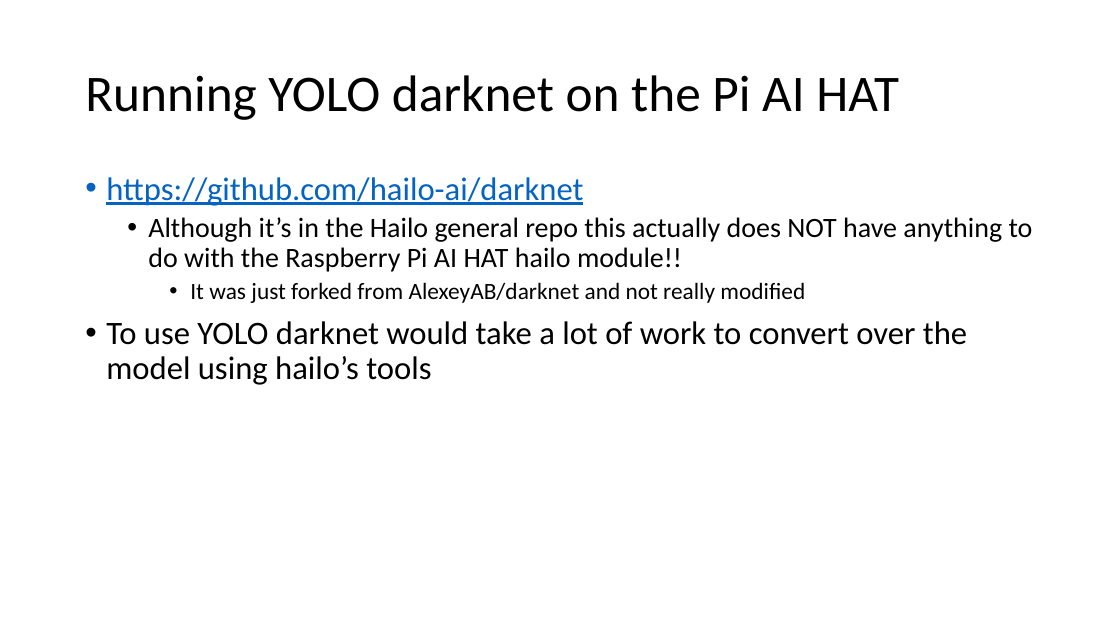
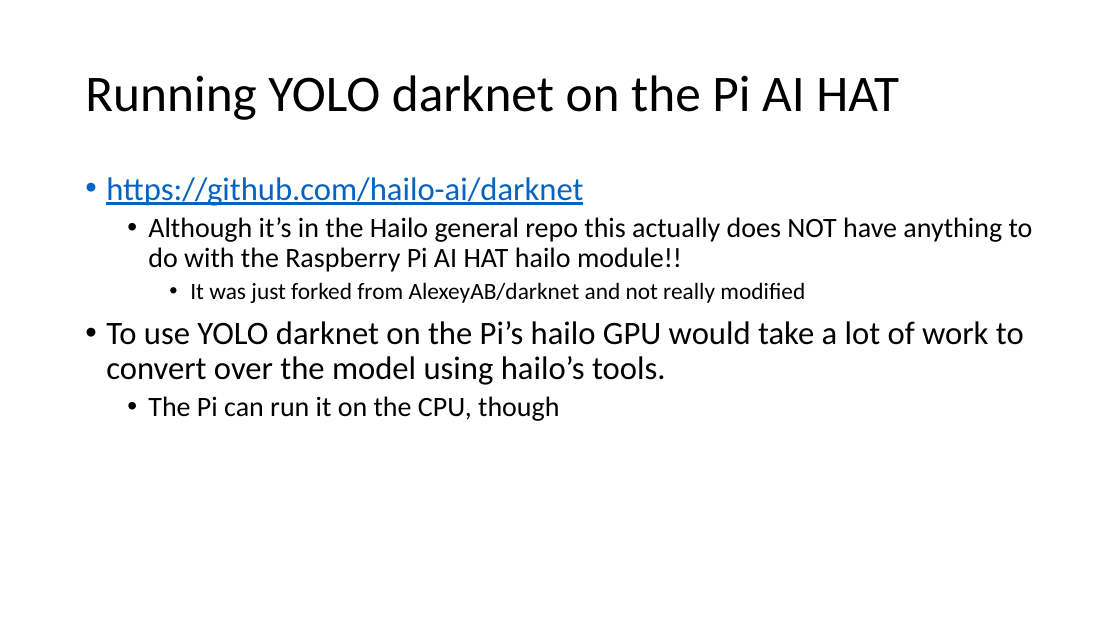
Before and after one commit to gigaprog/p_presentations, a slide deck: slide 6 of AI/EdgeComputing/EdgeComputing_Pi_Jetson.pptx (slide 5 before the commit). Drawn at 1120x630 pixels with LibreOffice and Linux fonts; fonts in the diff are those of the drawing. Boxes give left, top, right and bottom in pixels: in the first picture for what was removed or moved away, otherwise in the second. Text is boxed around its words. In the diff, an @@ line names an element or a change of style, - is before the commit and + after.

```diff
--- a/AI/EdgeComputing/EdgeComputing_Pi_Jetson.pptx
+++ b/AI/EdgeComputing/EdgeComputing_Pi_Jetson.pptx
@@ text at [106,321,1024,421]: text changed @@
-• To use YOLO darknet would take a lot of work to convert over the model using hailo’s tools
+• To use YOLO darknet on the Pi’s hailo GPU would take a lot of work to convert over the model using hailo’s tools.
+  • The Pi can run it on the CPU, though
```
Also in this commit, not shown: 1 other slide changed.
